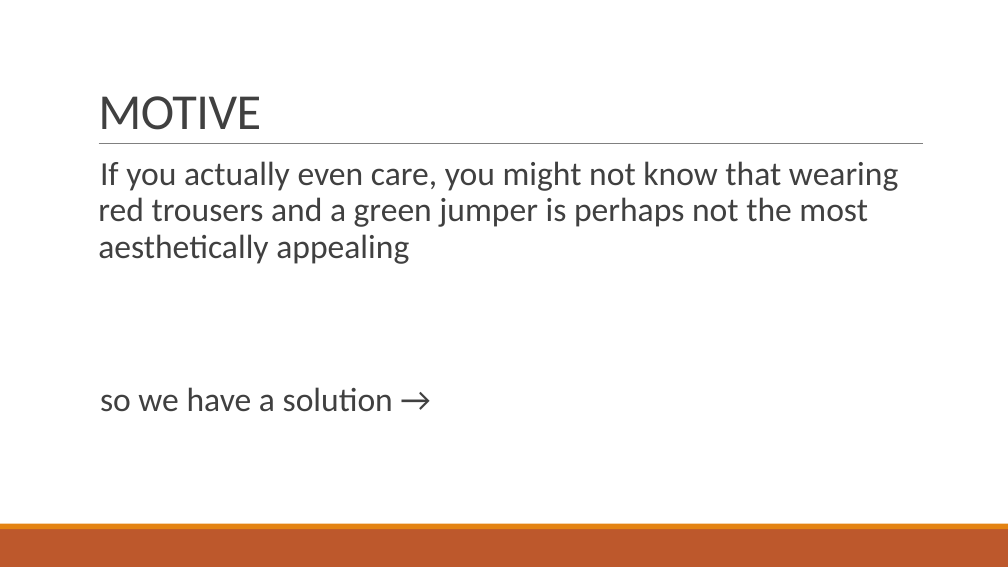
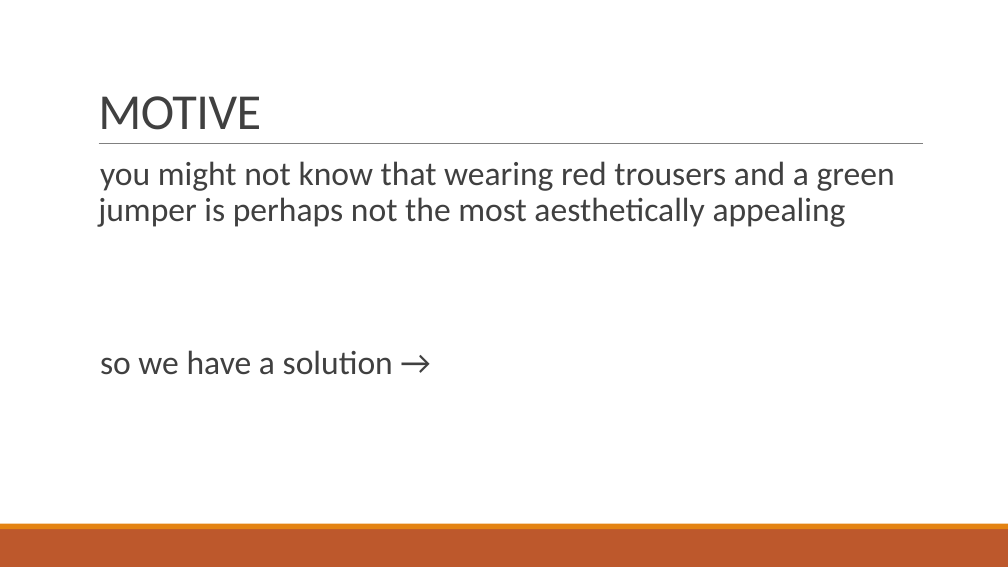
Before and after one commit to SB48/ColourFlex, a slide deck: slide 2 of ColorFLEX.pptx. Drawn at 1008x567 pixels with LibreOffice and Linux fonts; fonts in the diff are those of the drawing. Boxes give left, top, right and bottom in pixels: in the first picture for what was removed or moved away, otherwise in the second. Text is boxed around its words. In the diff, an @@ line names an element or a change of style, - is before the commit and + after.

```diff
--- a/ColorFLEX.pptx
+++ b/ColorFLEX.pptx
@@ text at (98, 161, 895, 227): text changed @@
-  If you actually even care, you might not know that wearing red trousers and a green jumper is perhaps not the most aesthetically appealing
+  you might not know that wearing red trousers and a green jumper is perhaps not the most aesthetically appealing
```
Also in this commit, not shown: 1 other slide changed.
